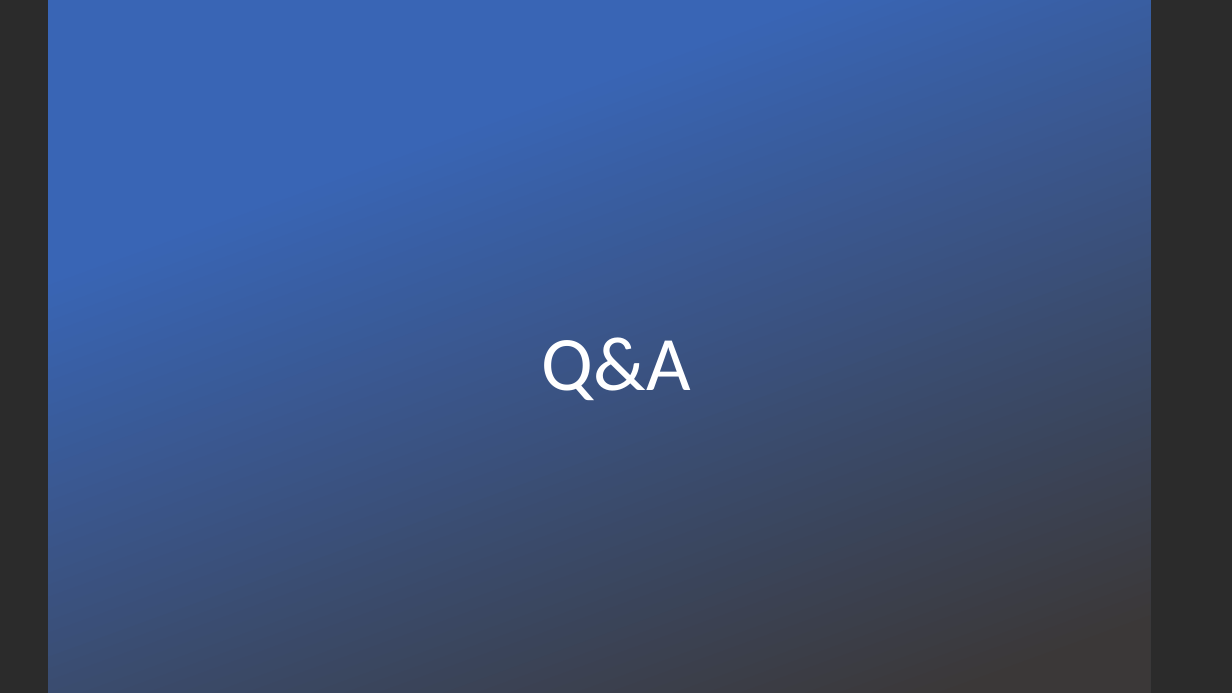
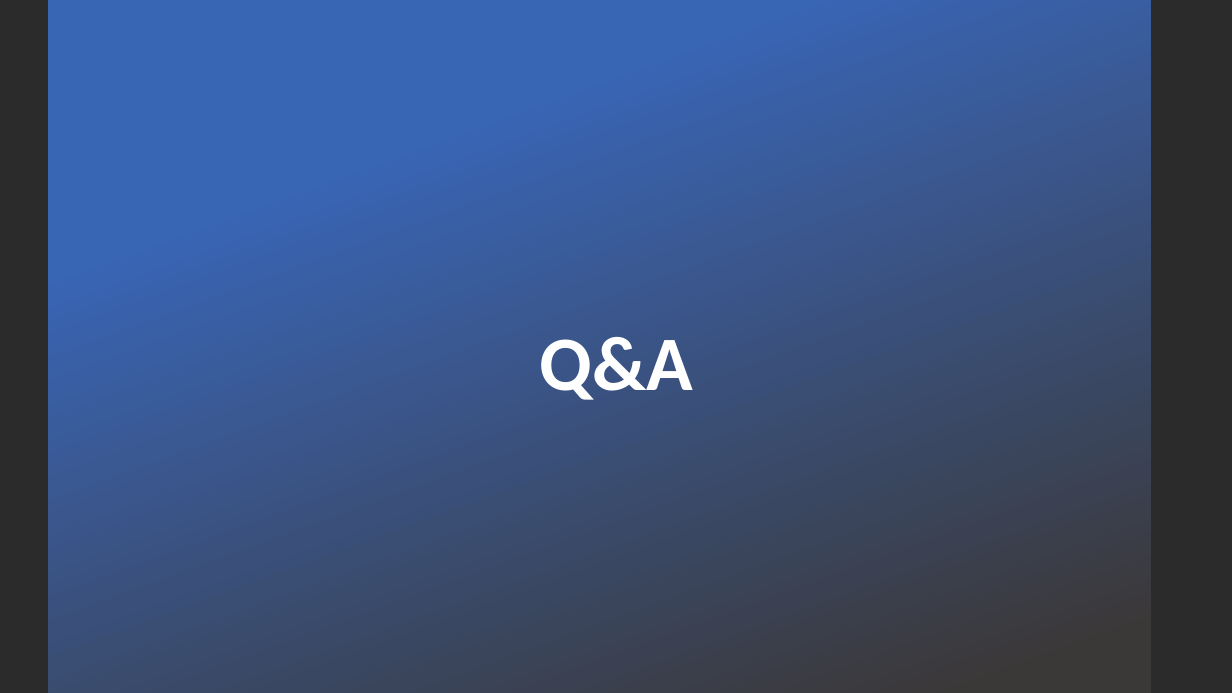
Before and after one commit to neha-nayeem/Project-01, a slide deck: slide 19 of Presentation - Project 01.pptx. Drawn at 1232x693 pixels with LibreOffice and Linux fonts; fonts in the diff are those of the drawing; background and template pictures are left out; a plain dark background stands for a picture behind light text. Boxes give left, top, right and bottom in pixels: in the first picture for what was removed or moved away, otherwise in the second. Text is boxed around its words. In the diff, an @@ line names an element or a change of style, - is before the commit and + after.

```diff
--- a/Presentation - Project 01.pptx
+++ b/Presentation - Project 01.pptx
@@ title "Q&A" at (539,337,693,400): bold on @@
```
Also in this commit, not shown: 17 other slides changed.
